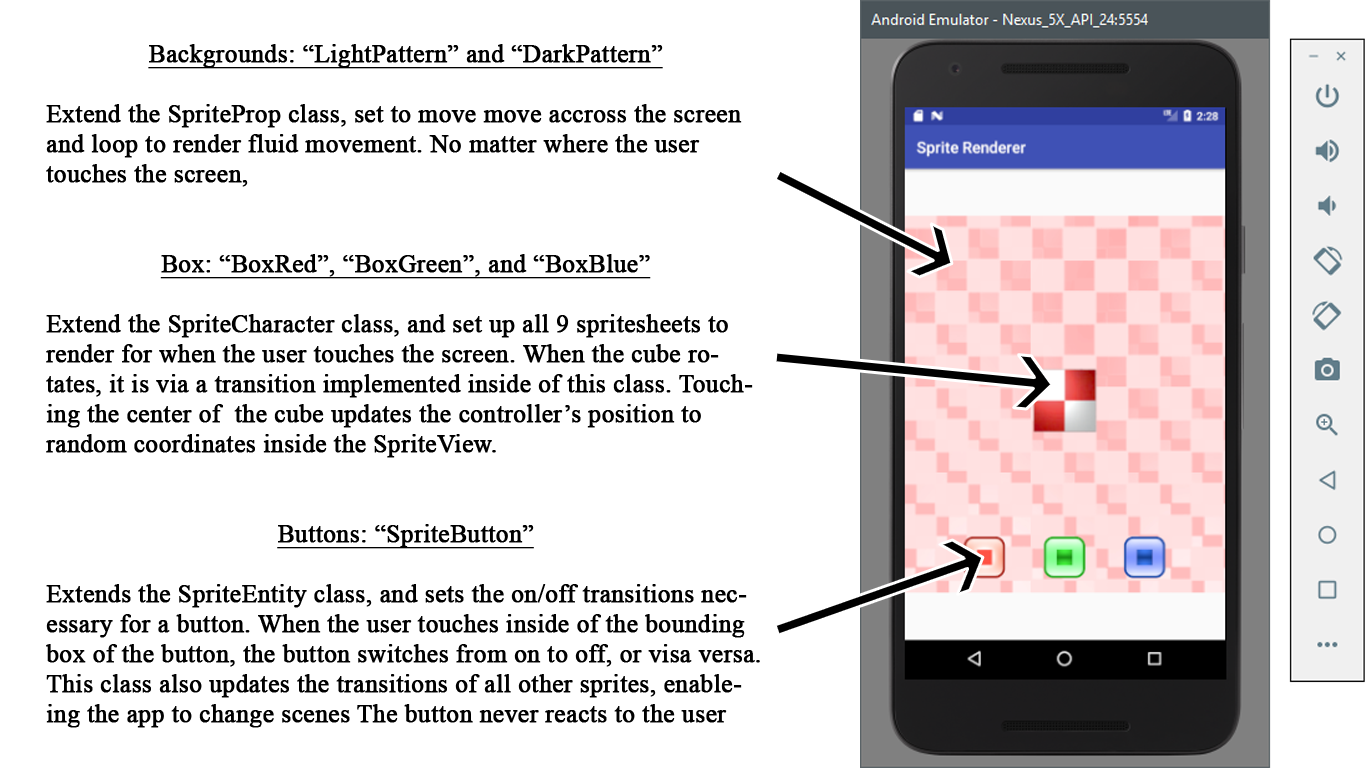
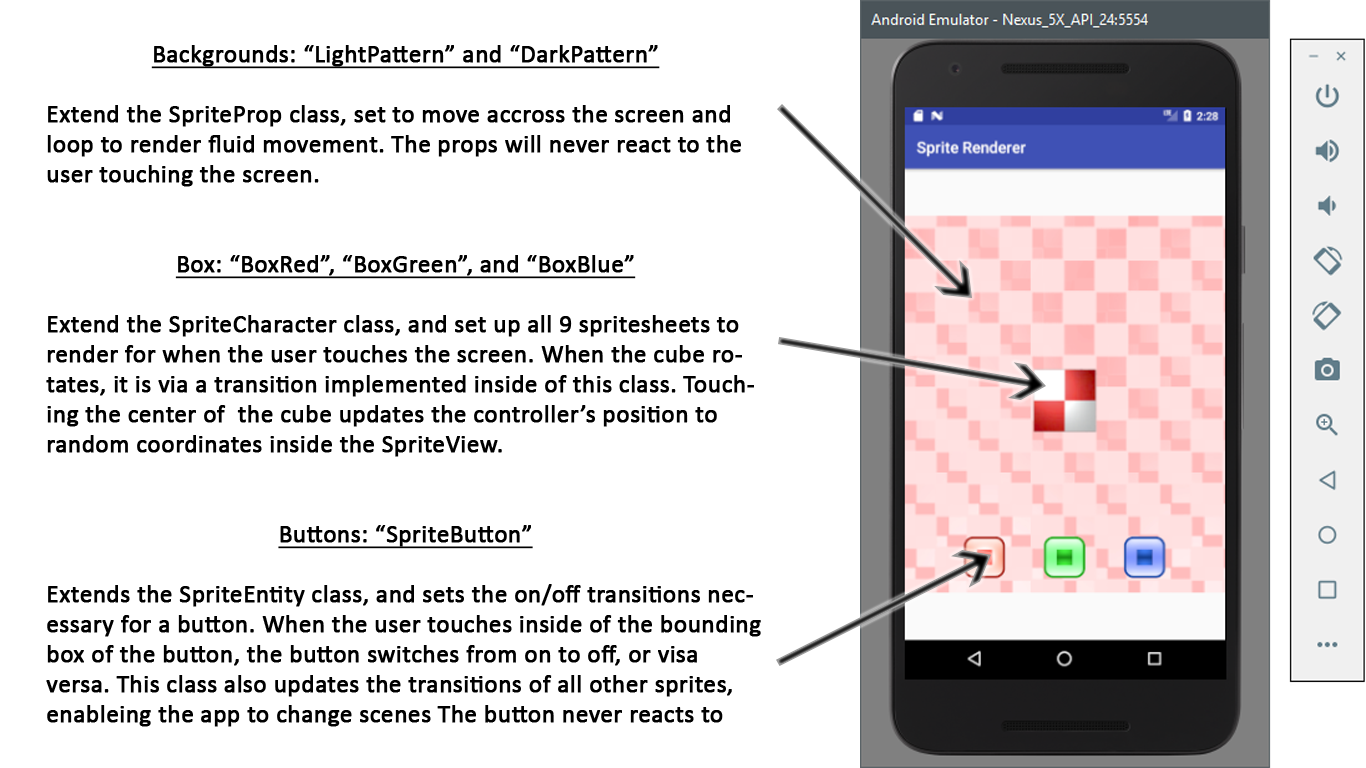
Two versions of the same layered image (1366x768). Layer-by-layer changes:
renamed "Shape 1" to "Shape 1 copy 3", moved it above "Shape 1 copy 2", painted on it over (x1=777, y1=104, x2=972, y2=298)
painted on "Shape 1 copy 2" over (x1=776, y1=540, x2=991, y2=666)
painted on "Shape 1 copy" over (x1=776, y1=337, x2=1051, y2=409)
painted on "Backgrounds: “LightPattern” and “DarkPattern” Extend the Spri" over (x1=46, y1=44, x2=761, y2=728)
